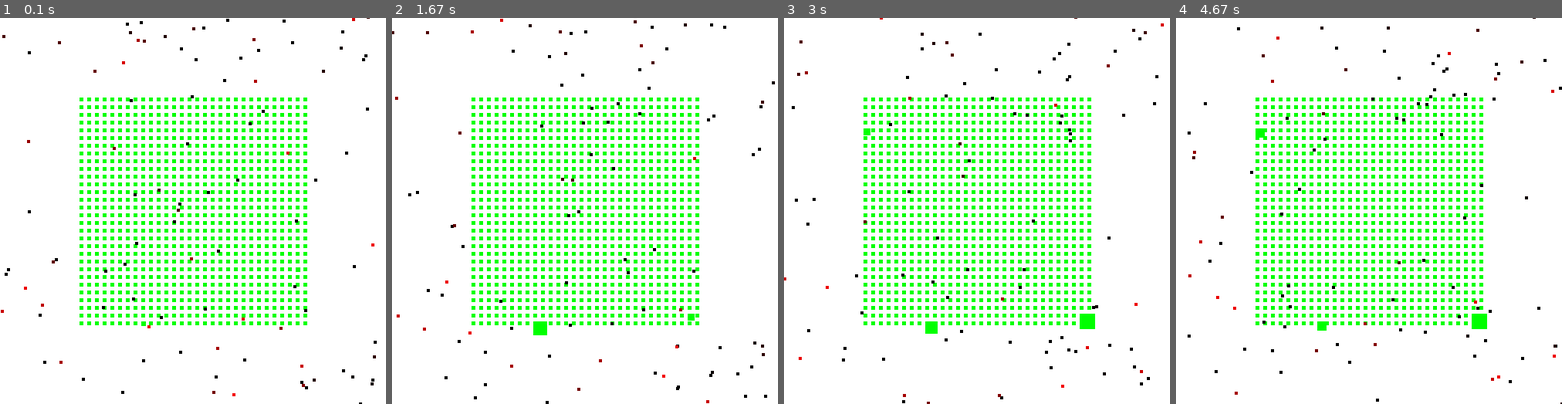
Above: before the commit, frames 1-4 (left to right).
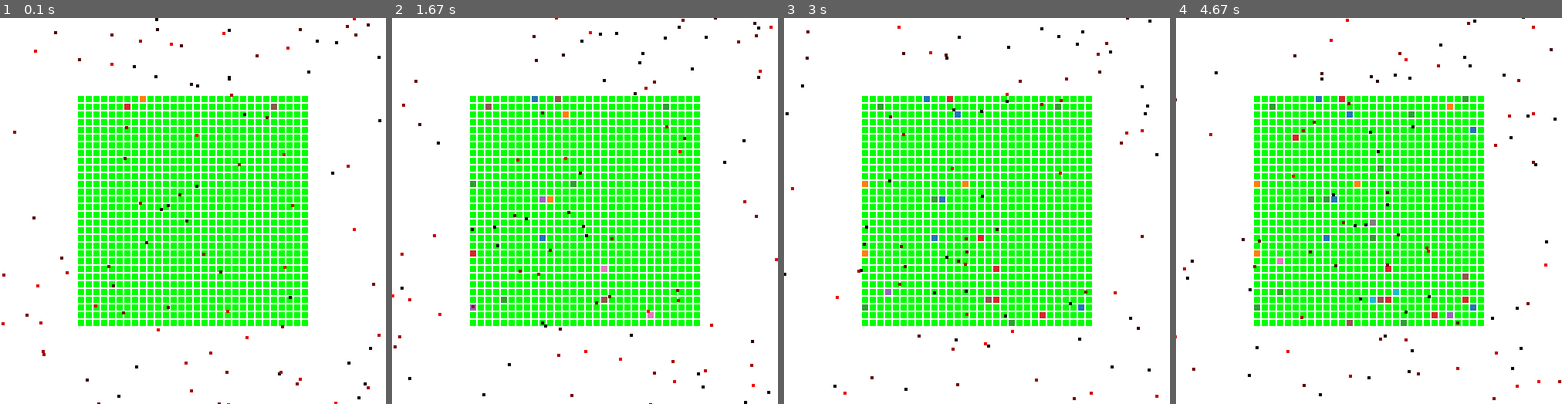
Above: after the commit, the same moments.

Repository: marioayala15/SpatialEpiSim
Game: pygame game, started from Pygamevectors.py
Two runs of this game, one before a commit and one after it. Both use one fixed random seed, a clock stepped at 60 frames per second and the inputs below.
Inputs:
- Up to frame 1 (0.1 s): no input
- Up to frame 2 (1.67 s): tap Enter at 0.33 s
- Up to frame 3 (3 s): tap Space at 1.67 s
- Up to frame 4 (4.67 s): no input

The runs differ from the first frame. In frame 1, 15% of the frame differs, in the area x 0-99%, y 0-100%; in frame 2, 15%; in frame 3, 15%; in frame 4, 15%, in the area x 0-100%, y 0-100%.

Commit message:
This version Prints phenotypes by means of colormaping the list of traits

Diff:
--- a/Pygamevectors.py
+++ b/Pygamevectors.py
@@ -3,7 +3,8 @@
 import ctypes
 from numpy import linalg as LA
 import matplotlib.cm as cm
-#from matplotlib.colors import Normalize
+import matplotlib as matplotlib
+
 
 random.seed(71017)
 
@@ -22,18 +23,18 @@
 a=0           #Ito-trend
 sigma=5       #Ito- dif. coef.
 dt=1          #time-step discretization of Ito dif
-mu=0.5        # mutation birth proba
+mu=0        # mutation birth proba
 b=1           # birth rate
-d=0.1          # death rate (multiplier of trait (can even be a function))
-c=0.1          # death rate parameter (multiplier considering all traits in  position x) (cuadratic rate)
+d=0          # death rate (multiplier of trait (can even be a function))
+c=0         # death rate parameter (multiplier considering all traits in  position x) (cuadratic rate)
 beta= 1
 eta=0.01
-gamma=0.01
+gamma=0.0
 m=1
 
 # Initial population paramters
 n = 100   # number of vectors (they dont die during the whole simulation)
-p= 0.4  #Proportion of loaded vectors at time zero
+p= 0.9  #Proportion of loaded vectors at time zero
 
 
 pygame.init()
@@ -117,8 +118,18 @@
     if len(list)==0:
         color_plant=green
     else:
-        norm_value=LA.norm(list)
-        color_plant=cm.autumn(norm_value)
+        norm_value=LA.norm(list)/len(list)
+        color_plant=color_map_color(norm_value)
+    return color_plant
+
+#Defining the color maping according to: https://matplotlib.org/stable/gallery/color/colormap_reference.html
+def color_map_color(value, cmap_name='tab10', vmin=0, vmax=1):
+    # norm = plt.Normalize(vmin, vmax)
+    norm = matplotlib.colors.Normalize(vmin=vmin, vmax=vmax)
+    cmap = cm.get_cmap(cmap_name)  # PiYG
+    rgb = cmap(norm(abs(value)))[:3]  # will return rgba, we take only first 3 so we get rgb
+    color = matplotlib.colors.rgb2hex(rgb)
+    return color
 
 
 #Clases
@@ -180,7 +191,7 @@
         self.id = str(uuid4())    # This provides a unique id
         self.xpos = x
         self.ypos = y
-        self.size = 5
+        self.size = 8
         self.color = green
         self.image = pygame.Surface([self.size, self.size])
         self.image.fill(self.color)
@@ -190,35 +201,31 @@
 
     def infection(self,contag_trait):
         self.trait.append(contag_trait)
-        self.size += 1
-        self.image = pygame.Surface([self.size, self.size])
-        self.image.fill(green)
+        self.color = coloring_traits(self.trait)
+        self.image.fill(self.color)
 
 
     def clonebirth(self,parent_trait):
-        self.size+= 1
-        self.image = pygame.Surface([self.size, self.size])
-        self.image.fill(green)
         self.trait.append(parent_trait)
+        self.color =coloring_traits(self.trait)
+        self.image.fill(self.color)
+
 
     def mutantbirth(self,parent_trait):
-        self.size+= 1
-        self.image = pygame.Surface([self.size, self.size])
-        self.image.fill(green)
         new_trait=random.random()  #Uniformly among all traits (need to change this to depend on parent_trait)
         self.trait.append(new_trait)
+        self.color =coloring_traits(self.trait)
+        self.image.fill(self.color)
 
     def death(self,parent_trait):
-        self.size-= 1
-        self.image = pygame.Surface([self.size, self.size])
-        self.image.fill(green)
         self.trait.remove(parent_trait)
+        self.color =coloring_traits(self.trait)
+        self.image.fill(self.color)
 
     def unloads(self,parent_trait):
-        self.size-= 1
-        self.image = pygame.Surface([self.size, self.size])
-        self.image.fill(green)
         self.trait.remove(parent_trait)
+        self.color =coloring_traits(self.trait)
+        self.image.fill(self.color)
 
 
 vectors_group = pygame.sprite.Group()
@@ -347,10 +354,7 @@
         if len(charged_vectors_id) > 0:
             target_mosco_id = random.choice(charged_vectors_id)
             target_mosco=find_object(charged_vectors_group,target_mosco_id)
-            neighbors=[]
-            for planta in plants_group:
-                if pygame.sprite.collide_rect_ratio(10)(target_mosco, planta):
-                    neighbors.append(planta)
+            neighbors=neighbour_list(target_mosco,plants_group,10)
 
             if len(neighbors)>0:
                 target_plant = random.choice(neighbors)
@@ -370,7 +374,7 @@
     elif theta_five <= theta and theta <= theta_six:
         # death of virus on vector #
         if len(charged_vectors_id) > 0:
-            target_mosco_id = random.choice(charged_vectors_id)
+            target_mosco_id = random.choice(charged_vectors_id)   #Here it makes sense to be uniform
             target_mosco = find_object(charged_vectors_group,target_mosco_id)
             target_mosco.death()
         ### updating lists and groups ####
